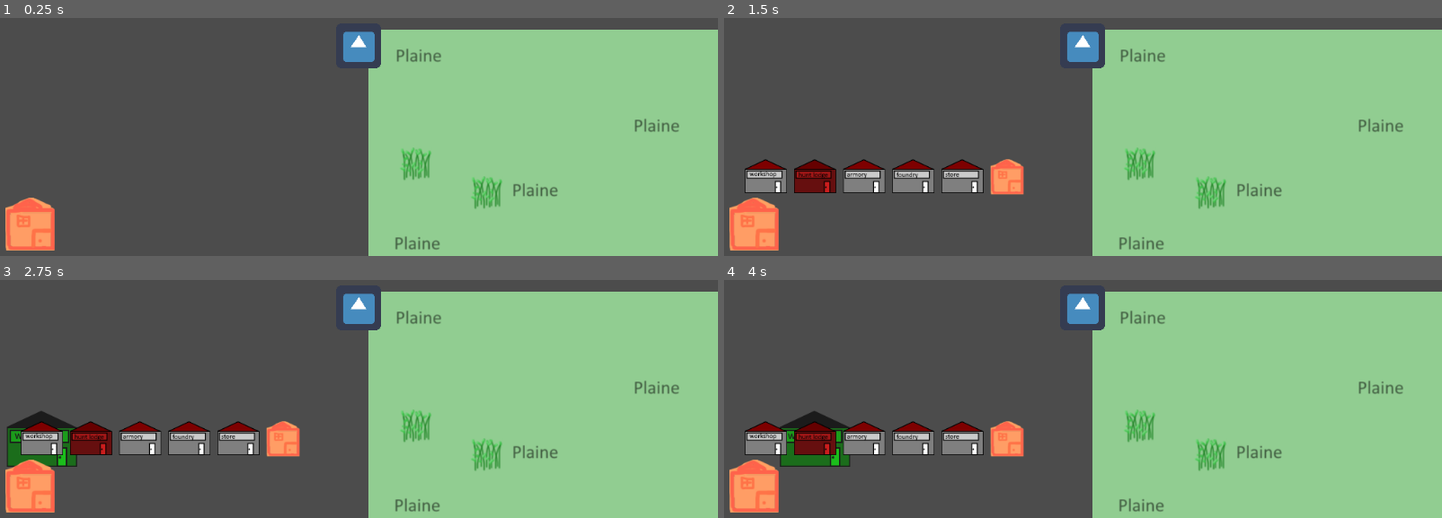
Above: before the commit, frames 1-4 (two rows, left to right).
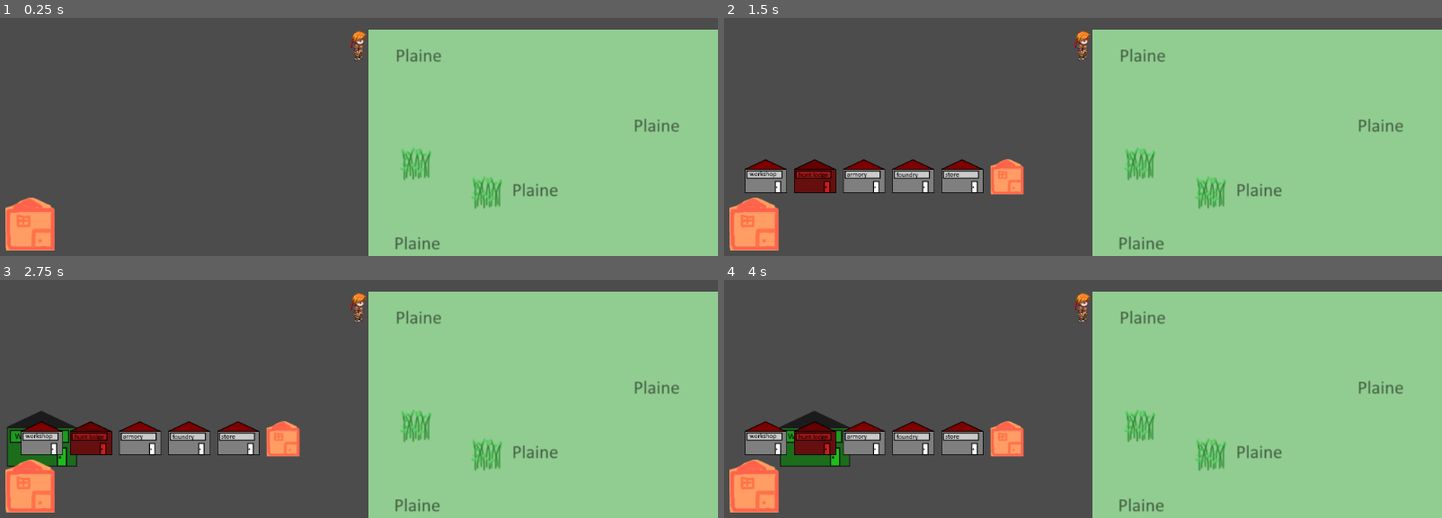
Above: after the commit, the same moments.

Repository: Xinginn/proficio
Game: Godot game, scene res://scenes/Playground/Playground.tscn
The game is run twice, just before and just after one commit, with the same random seed, the same clock (stepped at 60 frames per second) and the same inputs. The engine's default icon, where the game draws it, is replaced by a stand-in: a white triangle on a blue panel in a dark square.
Inputs (mouse positions are in pixels of both pictures, inside the frame that each line leads up to):
- Up to frame 1 (0.25 s): no input
- Up to frame 2 (1.5 s): click (752, 225) at 0.5 s; click (752, 225) at 1.25 s
- Up to frame 3 (2.75 s): click (43, 439) at 2.02 s
- Up to frame 4 (4 s): click (767, 439) at 2.75 s; click (817, 439) at 3.52 s

The runs differ from the first frame. In frame 1, 0.7% of the frame differs, in the area x 47-54%, y 4-22%; in frame 2, 0.7%; in frame 3, 0.7%; in frame 4, 0.7%.

Commit message:
sprite animé pour actor
+changement du sprite en animated_sprite
+implementation d'animation au mouvement, avec changement d'orientation au lancement de la methode move_to,
et interruption de l'animation + reset de la frame au stop_moving

Diff:
--- a/entities/Actor/Actor.gd
+++ b/entities/Actor/Actor.gd
@@ -7,6 +7,7 @@
 const BASE_XP_NEED = 100
 const XP_NEED_GROWTH = 1.2
 
+onready var animated_sprite: AnimatedSprite = $AnimatedSprite
 onready var texture_progress: TextureProgress = $TextureProgress
 
 var move_speed: float = 200.0
@@ -14,6 +15,7 @@
 
 var target_position = null
 var velocity = null
+var orientation: String = "down" setget _set_orientation
 
 var harvest_progress: float = 0.0 setget _set_harvest_progress
 var current_resource_spot = null
@@ -96,6 +98,10 @@
       harvest_progress = 0.0
     texture_progress.value = int(harvest_progress)
 
+func _set_orientation(value):
+  orientation = value
+  animated_sprite.play("walk_%s" % orientation)
+
 func has_resources(needs: Dictionary) -> bool:
   for resource in needs:
     if inventory.resources[resource] < needs[resource]:
@@ -138,9 +144,21 @@
   emit_signal('inventory_changed', inventory)
 
 func move_to(coords: Vector2) -> void:
+  animated_sprite.playing = true
   target_position = coords
+  var dir = global_position.direction_to(target_position).angle_to(Vector2(0,1))
+  if dir < -3.0/4 * PI || dir > 3.0/4 * PI:
+    self.orientation = "up"
+  elif dir > 1.0/4 * PI:
+    self.orientation = "right"
+  elif dir > -1.0/4 * PI:
+    self.orientation = "down"
+  else:
+    self.orientation = "left"
 
 func stop_moving() -> void:
+  animated_sprite.playing = false
+  animated_sprite.frame = 0
   target_position = null
   velocity = Vector2(0,0)
 
@@ -184,7 +202,6 @@
 #    print("new_xp de " + attribute.attribute_name + ": " + str(get(attribute.attribute_name + "_xp")))
 
 func check_for_lvl_up(attribute_name: String):
-
   var attribute_level = get(attribute_name)
   var current_xp = get(attribute_name + "_xp")
   var needed_xp = int(BASE_XP_NEED * pow(XP_NEED_GROWTH, attribute_level - 1))
@@ -203,7 +220,7 @@
       velocity = move_and_slide(velocity)
     else:
       global_position = target_position
-      target_position = null
+      stop_moving()
   if !!current_resource_spot:
     var harvest_gain = get(current_resource_spot.skill) * HARVEST_GAIN_PER_SECOND * delta
     self.harvest_progress += harvest_gain
--- a/entities/Actor/Actor.tscn
+++ b/entities/Actor/Actor.tscn
@@ -1,24 +1,128 @@
-[gd_scene load_steps=7 format=2]
+[gd_scene load_steps=24 format=2]
 
-[ext_resource path="res://icon.png" type="Texture" id=1]
+[ext_resource path="res://assets/actors/test.png" type="Texture" id=1]
 [ext_resource path="res://entities/actor/actor.gd" type="Script" id=2]
 [ext_resource path="res://assets/texture_front.png" type="Texture" id=3]
 [ext_resource path="res://assets/texture_back.png" type="Texture" id=4]
 
-[sub_resource type="RectangleShape2D" id=1]
+[sub_resource type="AtlasTexture" id=1]
+flags = 4
+atlas = ExtResource( 1 )
+region = Rect2( 0, 0, 32, 48 )
+
+[sub_resource type="AtlasTexture" id=2]
+flags = 4
+atlas = ExtResource( 1 )
+region = Rect2( 32, 0, 32, 48 )
+
+[sub_resource type="AtlasTexture" id=3]
+flags = 4
+atlas = ExtResource( 1 )
+region = Rect2( 64, 0, 32, 48 )
+
+[sub_resource type="AtlasTexture" id=4]
+flags = 4
+atlas = ExtResource( 1 )
+region = Rect2( 96, 0, 32, 48 )
+
+[sub_resource type="AtlasTexture" id=5]
+flags = 4
+atlas = ExtResource( 1 )
+region = Rect2( 0, 144, 32, 48 )
+
+[sub_resource type="AtlasTexture" id=6]
+flags = 4
+atlas = ExtResource( 1 )
+region = Rect2( 32, 144, 32, 48 )
+
+[sub_resource type="AtlasTexture" id=7]
+flags = 4
+atlas = ExtResource( 1 )
+region = Rect2( 64, 144, 32, 48 )
+
+[sub_resource type="AtlasTexture" id=8]
+flags = 4
+atlas = ExtResource( 1 )
+region = Rect2( 96, 144, 32, 48 )
+
+[sub_resource type="AtlasTexture" id=9]
+flags = 4
+atlas = ExtResource( 1 )
+region = Rect2( 0, 48, 32, 48 )
+
+[sub_resource type="AtlasTexture" id=10]
+flags = 4
+atlas = ExtResource( 1 )
+region = Rect2( 32, 48, 32, 48 )
+
+[sub_resource type="AtlasTexture" id=11]
+flags = 4
+atlas = ExtResource( 1 )
+region = Rect2( 64, 48, 32, 48 )
+
+[sub_resource type="AtlasTexture" id=12]
+flags = 4
+atlas = ExtResource( 1 )
+region = Rect2( 96, 48, 32, 48 )
+
+[sub_resource type="AtlasTexture" id=13]
+flags = 4
+atlas = ExtResource( 1 )
+region = Rect2( 0, 96, 32, 48 )
+
+[sub_resource type="AtlasTexture" id=14]
+flags = 4
+atlas = ExtResource( 1 )
+region = Rect2( 32, 96, 32, 48 )
+
+[sub_resource type="AtlasTexture" id=15]
+flags = 4
+atlas = ExtResource( 1 )
+region = Rect2( 64, 96, 32, 48 )
+
+[sub_resource type="AtlasTexture" id=16]
+flags = 4
+atlas = ExtResource( 1 )
+region = Rect2( 96, 96, 32, 48 )
+
+[sub_resource type="SpriteFrames" id=17]
+animations = [ {
+"frames": [ SubResource( 1 ), SubResource( 2 ), SubResource( 3 ), SubResource( 4 ) ],
+"loop": true,
+"name": "walk_down",
+"speed": 6.0
+}, {
+"frames": [ SubResource( 5 ), SubResource( 6 ), SubResource( 7 ), SubResource( 8 ) ],
+"loop": true,
+"name": "walk_up",
+"speed": 5.0
+}, {
+"frames": [ SubResource( 9 ), SubResource( 10 ), SubResource( 11 ), SubResource( 12 ) ],
+"loop": true,
+"name": "walk_left",
+"speed": 6.0
+}, {
+"frames": [ SubResource( 13 ), SubResource( 14 ), SubResource( 15 ), SubResource( 16 ) ],
+"loop": true,
+"name": "walk_right",
+"speed": 6.0
+} ]
+
+[sub_resource type="RectangleShape2D" id=18]
 extents = Vector2( 7.9627, 7.79011 )
 
-[sub_resource type="RectangleShape2D" id=2]
+[sub_resource type="RectangleShape2D" id=19]
 extents = Vector2( 32.0538, 32.5044 )
 
 [node name="Actor" type="KinematicBody2D"]
 script = ExtResource( 2 )
 
-[node name="Sprite" type="Sprite" parent="."]
-texture = ExtResource( 1 )
+[node name="AnimatedSprite" type="AnimatedSprite" parent="."]
+frames = SubResource( 17 )
+animation = "walk_right"
 
 [node name="CollisionShape2D" type="CollisionShape2D" parent="."]
-shape = SubResource( 1 )
+shape = SubResource( 18 )
 
 [node name="TextureProgress" type="TextureProgress" parent="."]
 margin_left = 33.0
Not shown: 1 places in entities/Actor/Actor.tscn that only renumber resources
